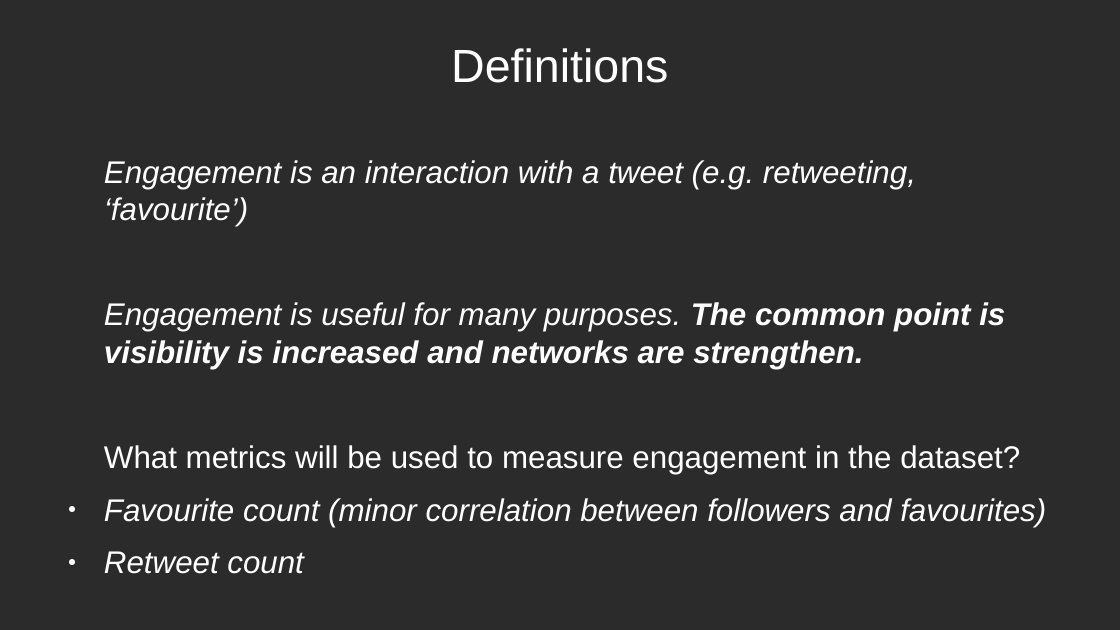
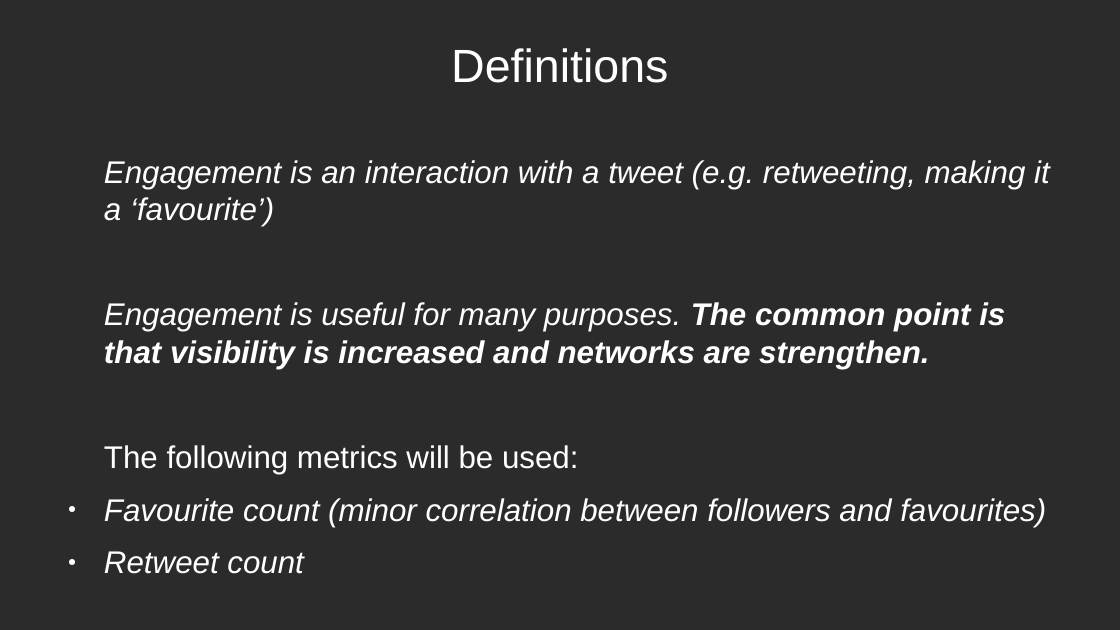
Before and after one commit to douglas-thoms/Datathon-2021-10-16, a slide deck: slide 2 of presentations/group_9_presentation_v1.odp. Drawn at 1120x630 pixels with LibreOffice and Linux fonts; fonts in the diff are those of the drawing; background and template pictures are left out; a plain dark background stands for a picture behind light text. Boxes give left, top, right and bottom in pixels: in the first picture for what was removed or moved away, otherwise in the second. Text is boxed around its words. In the diff, an @@ line names an element or a change of style, - is before the commit and + after.

```diff
--- a/presentations/group_9_presentation_v1.odp
+++ b/presentations/group_9_presentation_v1.odp
@@ text at <box>104,160,1050,474</box>: text changed @@
-Engagement is an interaction with a tweet (e.g. retweeting, ‘favourite’)
-Engagement is useful for many purposes. The common point is visibility is increased and networks are strengthen.
-What metrics will be used to measure engagement in the dataset?
+Engagement is an interaction with a tweet (e.g. retweeting, making it a ‘favourite’)
+Engagement is useful for many purposes. The common point is that visibility is increased and networks are strengthen.
+The following metrics will be used:
```
Also in this commit, not shown: 1 other slide changed, 1 slide added, 2 slides removed, 11 other files.
